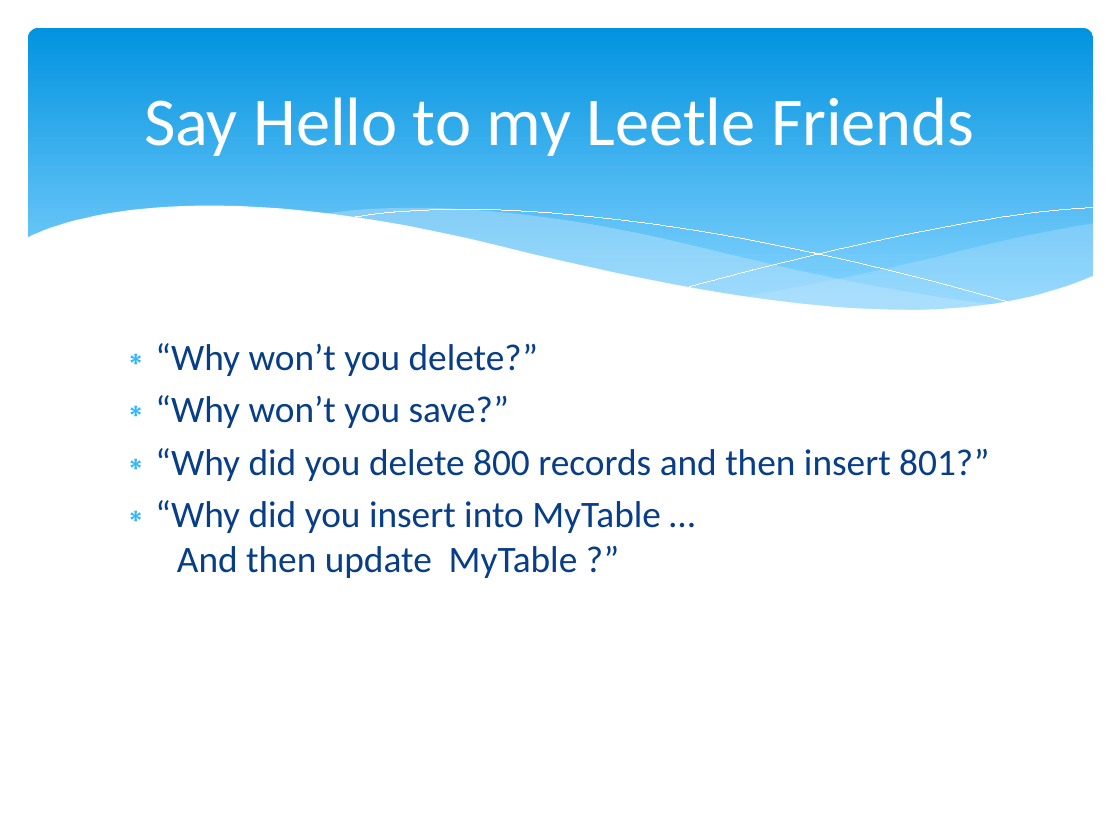
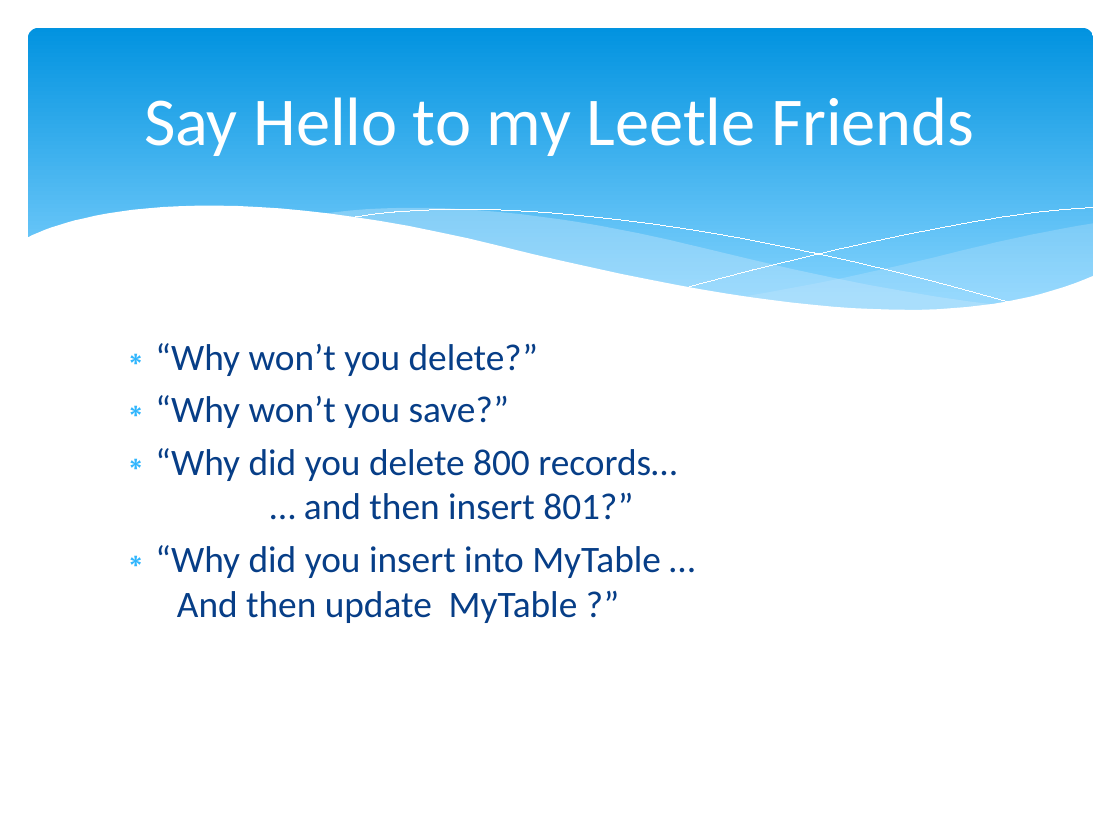
Before and after one commit to marcesher/mxunit-cfmeetups, a slide deck: slide 7 of CFObjective_ORMZen/preso/orm_zen.ppt.pptx. Drawn at 1120x840 pixels with LibreOffice and Linux fonts; fonts in the diff are those of the drawing. Boxes give left, top, right and bottom in pixels: in the first picture for what was removed or moved away, otherwise in the second. Text is boxed around its words. In the diff, an @@ line names an element or a change of style, - is before the commit and + after.

```diff
--- a/CFObjective_ORMZen/preso/orm_zen.ppt.pptx
+++ b/CFObjective_ORMZen/preso/orm_zen.ppt.pptx
@@ text at box(155, 448, 677, 520): text changed @@
-∗ “Why did you delete 800 records and then insert 801?”
+∗ “Why did you delete 800 records…
+  … and then insert 801?”
```
Also in this commit, not shown: 2 other slides changed, 1 slide added, 4 other files.
